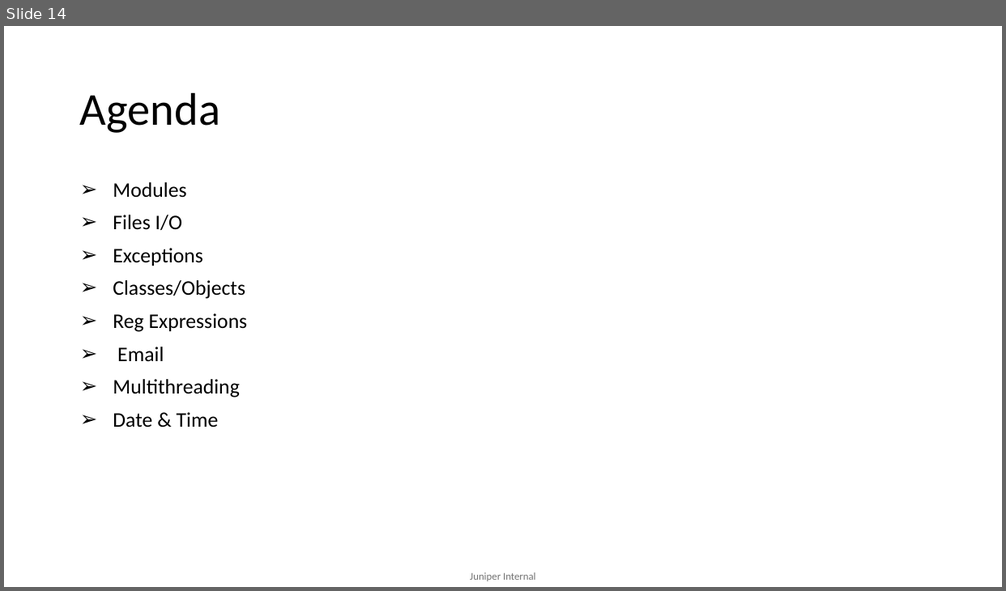
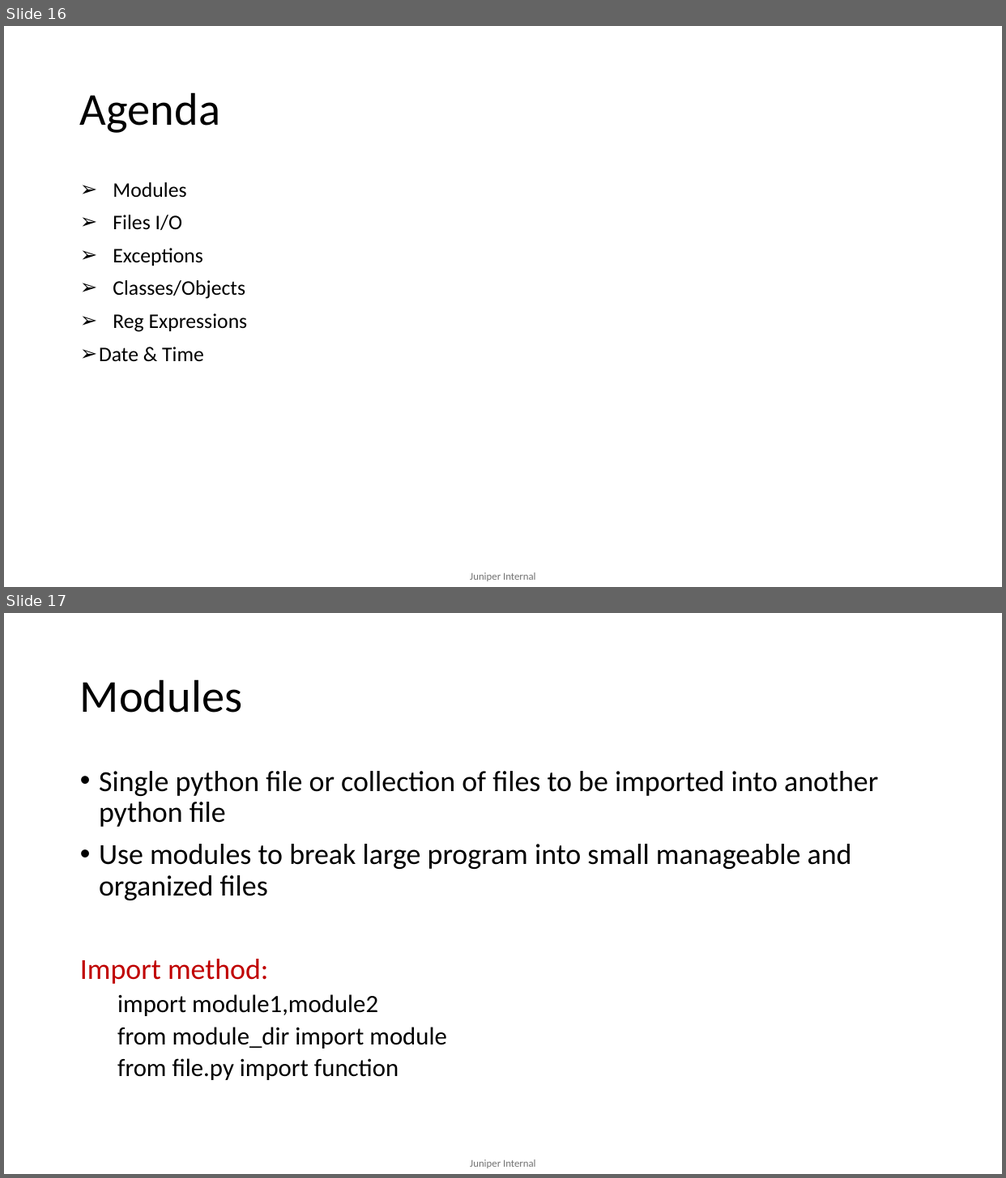
Before and after one commit to mdsathees/python, a slide deck: Python.pptx. Shown one above the other, each under a label of ours: slide 14 before the commit, slides 16 and 17 after it. The pictures are 1006x591 and 1006x1178 pixels, drawn with LibreOffice and Linux fonts; fonts in the diff are those of the drawing. Boxes give left, top, right and bottom in pixels: in the first picture for what was removed or moved away, otherwise in the second. Text is boxed around its words. In the diff, an @@ line names an element or a change of style, - is before the commit and + after.

```diff
--- a/Python.pptx
+++ b/Python.pptx
@@ slide 17 added at bbox=[4, 613, 1002, 1174], background #FFFFFF; not listed: 1 template element that a slide beside it also shows @@
@@ title added at bbox=[80, 679, 242, 713], 44 pt, text #000000 @@
+Modules
@@ text added at bbox=[80, 771, 878, 1080], 28 pt, text #000000 @@
+• Single python file or collection of files to be imported into another python file
+• Use modules to break large program into small manageable and organized files
+Import method:
+  import module1,module2
+  from module_dir import module
+  from file.py import function
@@ what was slide 14 is now slide 16 @@
@@ slide 16 changed as well @@
@@ text at bbox=[113, 347, 239, 398]: paragraphs removed @@
-➢ Email
-➢ Multithreading
```
Also in this commit, not shown: 3 other slides changed, 34 other slides added, 12 slides removed.
